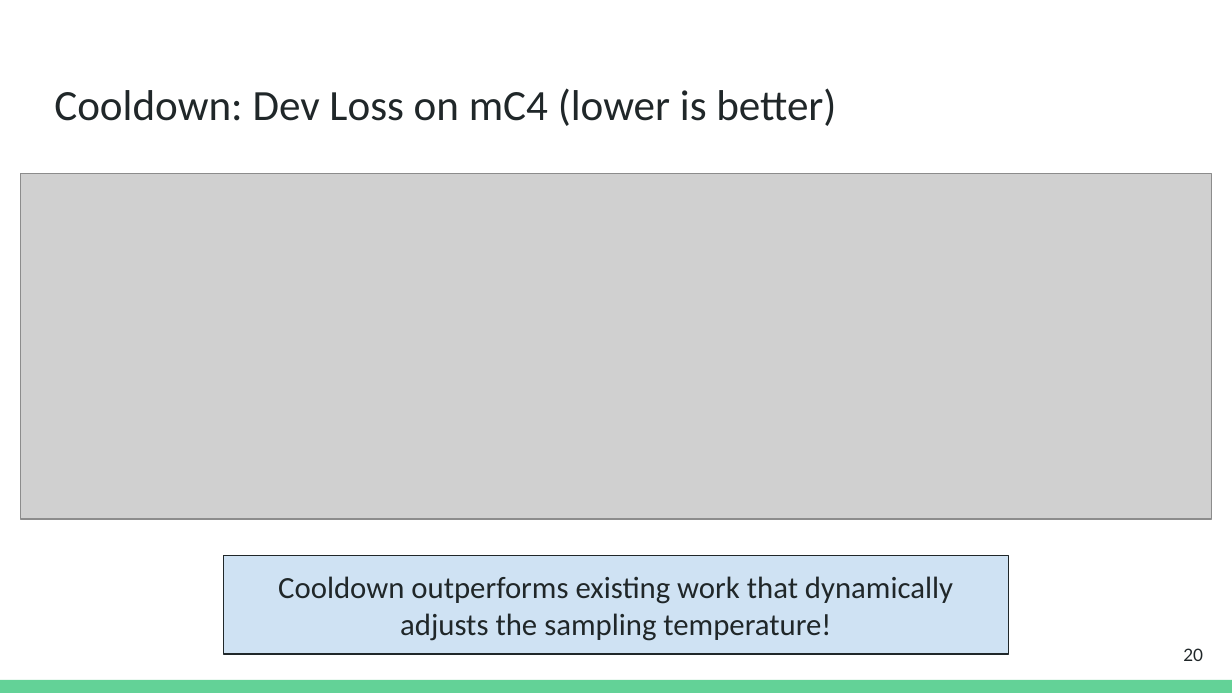
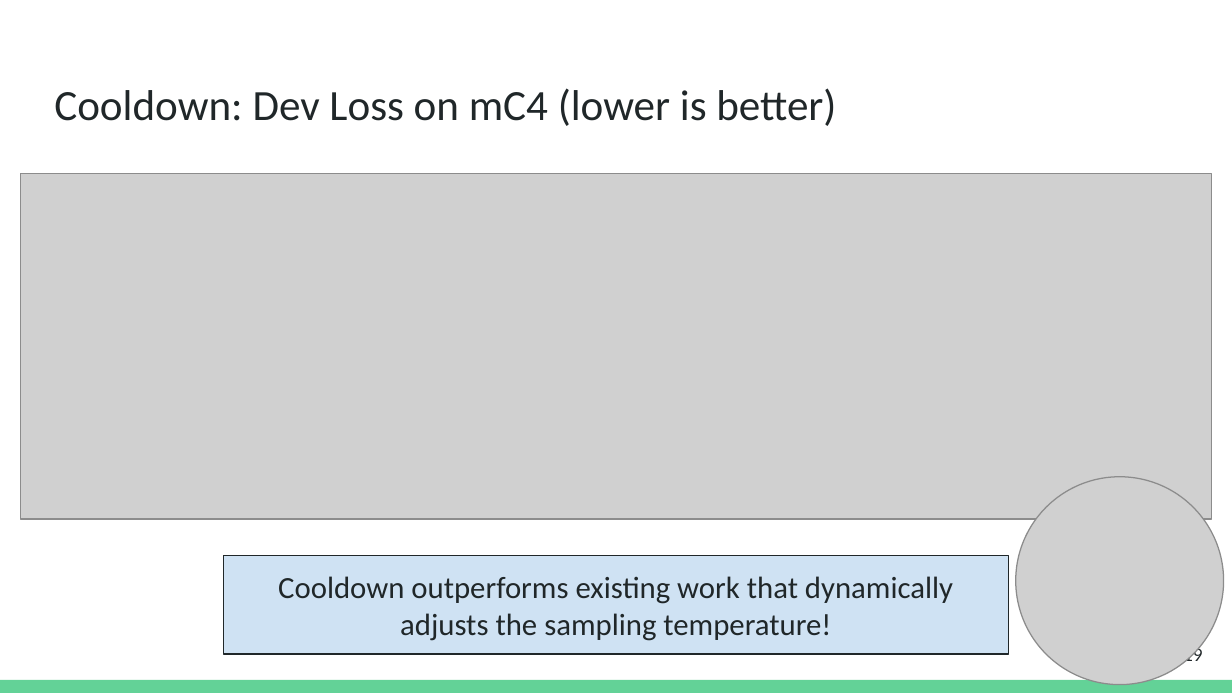
Before and after one commit to danyaljj/homepage, a slide deck: slide 19 of files/2025_cooldown/Cooldown_NAACL_2025_10min.pptx (slide 20 before the commit). Drawn at 1232x693 pixels with LibreOffice and Linux fonts; fonts in the diff are those of the drawing; grey boxes stand for pictures. Boxes give left, top, right and bottom in pixels: in the first picture for what was removed or moved away, otherwise in the second. Text is boxed around its words. In the diff, an @@ line names an element or a change of style, - is before the commit and + after.

```diff
--- a/files/2025_cooldown/Cooldown_NAACL_2025_10min.pptx
+++ b/files/2025_cooldown/Cooldown_NAACL_2025_10min.pptx
@@ picture added at bbox=[1015, 477, 1223, 685] @@
@@ page number at bbox=[1183, 647, 1203, 666]: text changed @@
-20
+19
```
Also in this commit, not shown: 15 other slides changed, 5 slides added, 6 slides removed, 3 other files.
